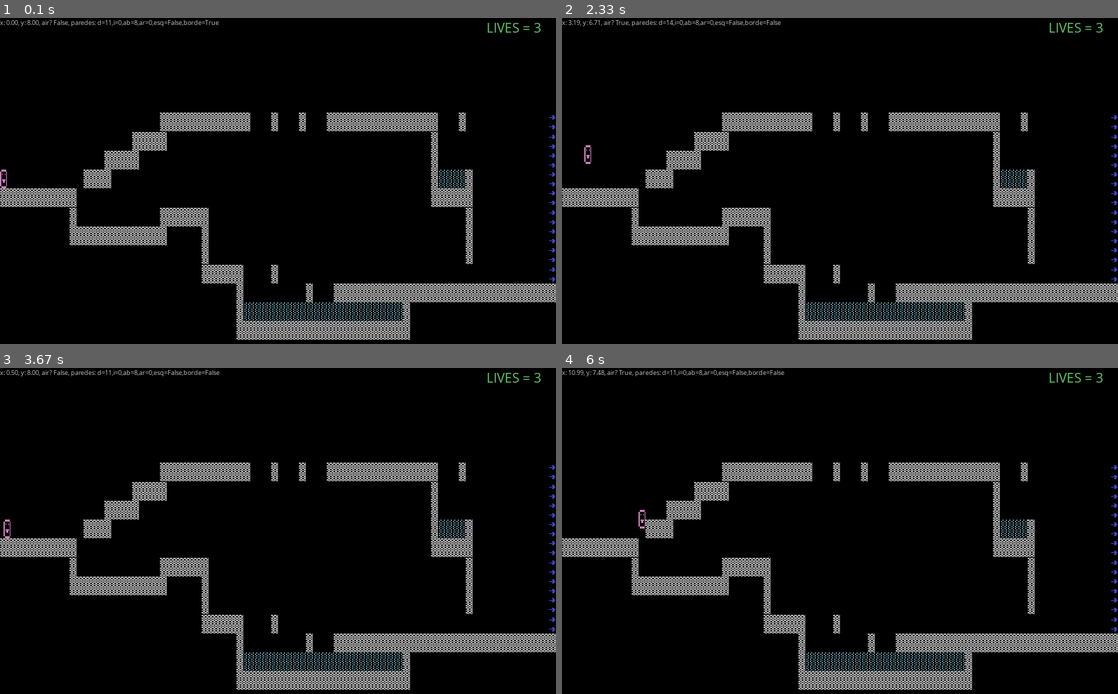
Above: before the commit, frames 1-4 (two rows, left to right).
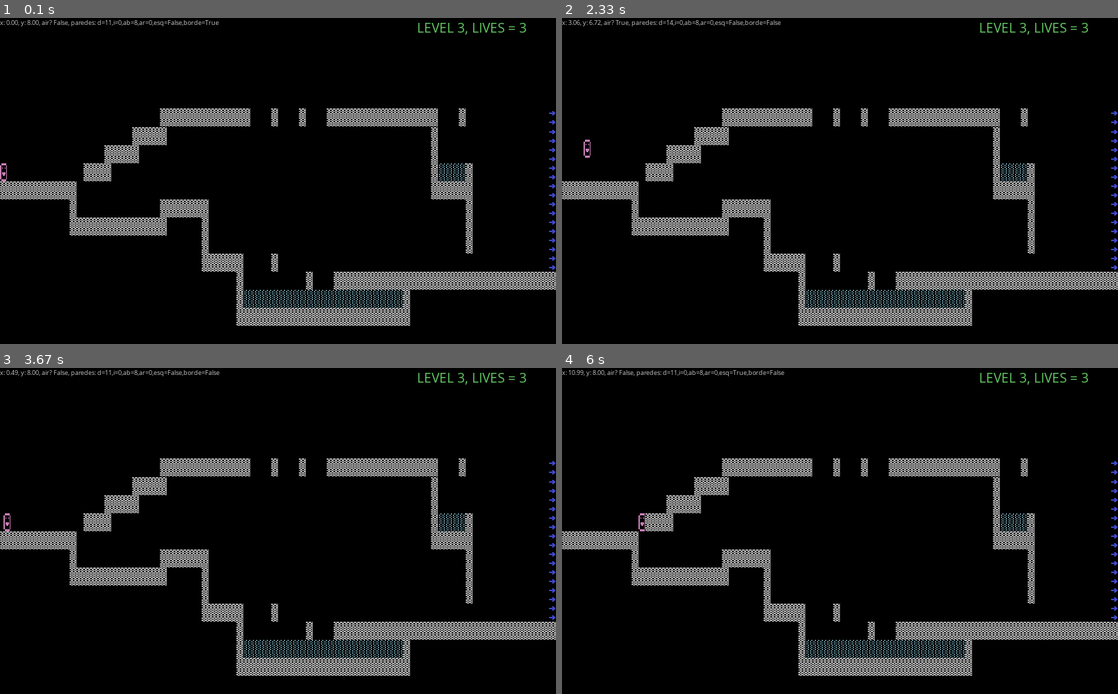
Above: after the commit, the same moments.

Repository: Poncho-dotnet/superfco
Game: pygame game, started from pygames/superfco/superfco.py
The game is run twice, just before and just after one commit, with the same random seed, the same clock (stepped at 60 frames per second) and the same inputs.
Inputs:
- Up to frame 1 (0.1 s): no input
- Up to frame 2 (2.33 s): tap 8 at 0.33 s; hold 6 0.67-1.13 s; hold 4 1.17-1.63 s; tap 6 at 1.67 s; tap 9 at 2 s
- Up to frame 3 (3.67 s): tap 7 at 2.83 s
- Up to frame 4 (6 s): tap 4 at 4.17 s; tap 9 at 4.5, 4.9, 5.2, 5.73 s; hold 8 from 5.67 s (still down)

The runs differ from the first frame. In frame 1, 9.0% of the frame differs, in the area x 0-100%, y 1-99%; in frame 2, 9.1%; in frame 3, 9.0%; in frame 4, 9.2%, in the area x 0-100%, y 0-99%.

Commit message:
new folder for images drowning mechanics

Diff:
--- a/pygames/superfco/entities.py
+++ b/pygames/superfco/entities.py
@@ -27,12 +27,15 @@
     vmaxspeed = 2
     v_acceleration = 0.02
     v_jump = -7
+    water_drag = 0.2
+    air_drag = 0.05
 
     def __init__(self, posx, posy, screen, cols, rows):
         BaseEntity.__init__(self, posx, posy, screen, cols, rows)
         self.vspeed = 0.0
         self.hspeed = 0
         self.is_dead = False
+        self.has_oxygen = False
 
     def move_lat(self, direction, ticks):
         self.posx += direction * self.hmaxspeed * ticks / 1000
@@ -54,32 +57,42 @@
         self.posy += self.vspeed * ticks / 1000
         self.posx += self.hspeed * ticks / 1000
 
-    def updatepos(self, borde):
-        if self.posx < borde.izquierda:
-            self.posx = borde.izquierda
+    def dive(self, ticks):
+        self.vspeed = self.vspeed * (1-self.water_drag) * (1-ticks / 1000)
+        self.hspeed = self.hspeed * (1-self.water_drag) * (1-ticks / 1000)
+
+        # death by drowning
+        if not self.has_oxygen:
+            self.is_dead = True
+            self.image = self.images[1]
+
+    def updatepos(self, collision):
+        if self.posx < collision.izquierda:
+            self.posx = collision.izquierda
             self.hspeed = 0
 
             # if hitting wall downwards, just fall
-            if self.vspeed > 0.1:
-                self.posx -= 0.01
+            if self.vspeed > -self.v_jump / 2:
+                self.posx += 0.01
 
-        if self.posx > borde.derecha:
-            self.posx = borde.derecha
+        if self.posx > collision.derecha:
+            self.posx = collision.derecha
             self.hspeed = 0
 
             # if hitting wall downwards, just fall
-            if self.vspeed > 0.1:
+            if self.vspeed > -self.v_jump / 2:
                 self.posx -= 0.01
 
-        if self.posy < borde.arriba:
-            self.posy = borde.arriba
+        if self.posy < collision.arriba:
+            self.posy = collision.arriba
             self.vspeed = 0
-        if self.posy > borde.abajo:
+        if self.posy > collision.abajo:
+            # death by falling too fast
             if self.vspeed > -self.v_jump * 2:
                 self.is_dead = True
                 self.image = self.images[1]
 
-            self.posy = borde.abajo
+            self.posy = collision.abajo
             self.vspeed = 0
 
         self.rect.x = self.posx * self.screenrect.width / self.cols
@@ -90,6 +103,10 @@
         BaseEntity.__init__(self, posx, posy, screen, cols, rows)
 
 class Water(pygame.sprite.Sprite):
+    def __init__(self, posx, posy, screen, cols, rows):
+        BaseEntity.__init__(self, posx, posy, screen, cols, rows)
+
+class OxygenTank(pygame.sprite.Sprite):
     def __init__(self, posx, posy, screen, cols, rows):
         BaseEntity.__init__(self, posx, posy, screen, cols, rows)
 
--- a/pygames/superfco/superfco.py
+++ b/pygames/superfco/superfco.py
@@ -20,14 +20,17 @@
 import pygame
 import os
 import terrainutils
-import entities
+from terrainutils import EnumEntities
+from entities import Player, Wall, Water, Goal, OxygenTank, Text
 
 # game constants
 PLAYER_IMG = 'player.png'
 WALL_IMG = 'wall.png'
 WATER_IMG = 'water.png'
 GOAL_IMG = 'goal.png'
+OXYGENTANK_IMG = 'oxygentank.png'
 CANNONBALL_IMG = 'cannonball.png'
+IMAGES_FOLDER = 'images'
 CURRENT_PATH = os.getcwd()
 LEVEL_FOLDER = 'levels'
 LEVEL_FILENAME = 'level{:02d}.dat'
@@ -35,11 +38,11 @@
 FRAMERATE = 60
 
 COLUMNS = 80
-ROWS = 22
+ROWS = 23
 
 # loads an image, prepares it for play
 def load_image(file):
-    file = os.path.join(CURRENT_PATH, file)
+    file = os.path.join(CURRENT_PATH, IMAGES_FOLDER, file)
 
     try:
         surface = pygame.image.load(file)
@@ -55,14 +58,16 @@
 def draw_level(structure):
     for idxrow, row in enumerate(structure):
         for idxcol, col in enumerate(row):
-            if col == 2:
-                entities.Wall(idxcol, idxrow, SCREENRECT, COLUMNS, ROWS)
-            if col == 3:
-                player = entities.Player(idxcol, idxrow, SCREENRECT, COLUMNS, ROWS)
-            if col == 4:
-                entities.Goal(idxcol, idxrow, SCREENRECT, COLUMNS, ROWS)
-            if col == 6:
-                entities.Water(idxcol, idxrow, SCREENRECT, COLUMNS, ROWS)
+            if col == EnumEntities.WALL:
+                Wall(idxcol, idxrow, SCREENRECT, COLUMNS, ROWS)
+            if col == EnumEntities.PLAYER:
+                player = Player(idxcol, idxrow, SCREENRECT, COLUMNS, ROWS)
+            if col == EnumEntities.GOAL:
+                Goal(idxcol, idxrow, SCREENRECT, COLUMNS, ROWS)
+            if col == EnumEntities.WATER:
+                Water(idxcol, idxrow, SCREENRECT, COLUMNS, ROWS)
+            if col == EnumEntities.OXYGEN:
+                OxygenTank(idxcol, idxrow, SCREENRECT, COLUMNS, ROWS)
 
     return player
 
@@ -76,25 +81,26 @@
     # Initialize Game Groups
     walls = pygame.sprite.Group()
     water = pygame.sprite.Group()
-    cannons = pygame.sprite.Group()
+    oxygen = pygame.sprite.Group()
     goals = pygame.sprite.Group()
     messages = pygame.sprite.Group()
     todos = pygame.sprite.RenderUpdates()
 
     # assign default groups to each sprite class
-    entities.Player.containers = todos
-    entities.Wall.containers = walls, todos
-    entities.Water.containers = water, todos
-    entities.Text.containers = messages, todos
-    entities.Goal.containers = goals, todos
+    Player.containers = todos
+    Wall.containers = walls, todos
+    Water.containers = water, todos
+    OxygenTank.containers = oxygen, todos
+    Goal.containers = goals, todos
+    Text.containers = messages, todos
 
     # initialize our starting sprites
     structure = terrainutils.get_level_structure(CURRENT_PATH, LEVEL_FOLDER, LEVEL_FILENAME.format(currentlvl))
     player = draw_level(structure)
 
     # debug text
-    debugtext = entities.Text("Starting...", 10, (200,200,200), 500, 50, [0,0])
-    livestext = entities.Text(f"LIVES = {lives}", 20, (100,200,100), 100, 50, (SCREENRECT.width - 100,0))
+    debugtext = Text("Starting...", 10, (200,200,200), 500, 20, [0,0])
+    livestext = Text(f"LEVEL {currentlvl}, LIVES = {lives}", 20, (100,200,100), 200, 25, (SCREENRECT.width - 200,0))
 
     # setup clock
     clock = pygame.time.Clock()
@@ -119,21 +125,29 @@
         paredescercanas = terrainutils.get_paredes_cercanas(structure, player)
         tienesustento = terrainutils.tiene_sustento(paredescercanas, player)
         tienepiso = terrainutils.tiene_piso(paredescercanas, player) or tienesustento
+        isfloating = terrainutils.is_floating(paredescercanas, player)
+        isdiving = paredescercanas.iswater
 
         if tienesustento:
             player.hspeed=0
             player.vspeed=0
 
-        if keys[pygame.K_KP6] and tienepiso:
-            player.move_lat(1, ticks)
-        if keys[pygame.K_KP4] and tienepiso:
-            player.move_lat(-1, ticks)
+        if keys[pygame.K_KP6]:
+            if isdiving:
+                player.move_lat(0.5, ticks)
+            elif tienepiso:
+                player.move_lat(1, ticks)
+        if keys[pygame.K_KP4]:
+            if isdiving:
+                player.move_lat(-0.5, ticks)
+            elif tienepiso:
+                player.move_lat(-1, ticks)
 
         if keys[pygame.K_KP8]:
             if paredescercanas.abajo == player.posy:
                 player.jump(ticks)
                 player.hspeed = 0
-            elif tienesustento:
+            elif tienesustento or isdiving:
                 player.move_vert(-1, ticks)
         if keys[pygame.K_KP2] and tienesustento:
             player.move_vert(1, ticks)
@@ -143,10 +157,17 @@
         if keys[pygame.K_KP7] and tienepiso and player.posx > paredescercanas.izquierda:
             player.jump_lat(-1, ticks)
 
-        # si está en el aire....
-        isfloating = terrainutils.is_floating(paredescercanas, player)
-        if isfloating == True:
+        # grabbing oxygen tank
+        if pygame.sprite.spritecollide(player, oxygen, 1):
+            player.has_oxygen = True
+
+        # if the player is in the air
+        if isfloating:
             player.fall(ticks)
+
+        # if player is diving in the water
+        if isdiving:
+            player.dive(ticks)
 
         # update
         player.updatepos(paredescercanas)
@@ -160,7 +181,7 @@
         pygame.event.pump()
 
         # detect end of level
-        for goal in pygame.sprite.spritecollide(player, goals, 0):
+        if pygame.sprite.spritecollide(player, goals, 0):
             return "goal"
 
         # detect dead
@@ -189,22 +210,27 @@
     wall_img = load_image(WALL_IMG)
     wall_img = pygame.transform.scale(wall_img, (SCREENRECT.width / COLUMNS, SCREENRECT.height / ROWS))
     wall_img.set_colorkey((0,0,0))
-    entities.Wall.images = [wall_img]
+    Wall.images = [wall_img]
 
     water_img = load_image(WATER_IMG)
     water_img = pygame.transform.scale(water_img, (SCREENRECT.width / COLUMNS, SCREENRECT.height / ROWS))
     water_img.set_colorkey((0,0,0))
-    entities.Water.images = [water_img]
+    Water.images = [water_img]
+
+    oxygen_img = load_image(OXYGENTANK_IMG)
+    oxygen_img = pygame.transform.scale(oxygen_img, (SCREENRECT.width / COLUMNS, SCREENRECT.height / ROWS))
+    oxygen_img.set_colorkey((0,0,0))
+    OxygenTank.images = [oxygen_img]
 
     goal_img = load_image(GOAL_IMG)
     goal_img = pygame.transform.scale(goal_img, (SCREENRECT.width / COLUMNS, SCREENRECT.height / ROWS))
     goal_img.set_colorkey((0,0,0))
-    entities.Goal.images = [goal_img]
+    Goal.images = [goal_img]
 
     player_img = load_image(PLAYER_IMG)
     player_img = pygame.transform.scale(player_img, (SCREENRECT.width / COLUMNS, SCREENRECT.height / ROWS))
     player_img.set_colorkey((0,0,0))
-    entities.Player.images = [player_img, pygame.transform.scale(player_img, (SCREENRECT.width / COLUMNS, SCREENRECT.height / ROWS / 2))]
+    Player.images = [player_img, pygame.transform.scale(player_img, (SCREENRECT.width / COLUMNS, SCREENRECT.height / ROWS / 2))]
 
     # global vars
     currentlvl = 3
--- a/pygames/superfco/terrainutils.py
+++ b/pygames/superfco/terrainutils.py
@@ -1,4 +1,4 @@
-from enum import Enum, IntEnum
+from enum import IntEnum
 import math
 import os
 
@@ -26,17 +26,18 @@
     return [int(char) for char in line]
 
 
-class Coordinates:
+class CollisionModel:
     def __init__(self, abajo, arriba, derecha, izquierda) -> None:
         self.abajo = abajo
         self.arriba = arriba
         self.derecha = derecha
         self.izquierda = izquierda
-        self.esesquina = False
-        self.esbordemapa = False
+        self.isterraincorner = False
+        self.ismapborder = False
+        self.iswater = False
 
     def __str__(self):
-        return f'd={self.derecha},i={self.izquierda},ab={self.abajo},ar={self.arriba},esq={self.esesquina},borde={self.esbordemapa}'
+        return f'd={self.derecha},i={self.izquierda},ab={self.abajo},ar={self.arriba},esq={self.isterraincorner},borde={self.ismapborder}'
 
 class EnumEntities(IntEnum):
     EMPTY = 1,
@@ -44,7 +45,8 @@
     PLAYER = 3,
     GOAL = 4,
     WATER = 6,
-    CANNON = 7
+    CANNON = 7,
+    OXYGEN = 8
 
 # userful vars
 passable_terrain = [EnumEntities.EMPTY, EnumEntities.WATER, EnumEntities.GOAL]
@@ -56,8 +58,8 @@
     playerx, playery = player.posx, player.posy
 
     # border conditions
-    result = Coordinates(abajo=rows-1, arriba=0, derecha=cols-1, izquierda=0)
-    result.esbordemapa = True if playerx == result.izquierda or playerx == result.derecha else False
+    result = CollisionModel(abajo=rows-1, arriba=0, derecha=cols-1, izquierda=0)
+    result.ismapborder = True if playerx == result.izquierda or playerx == result.derecha else False
 
     for wally, row in enumerate(level_structure):
         for wallx, col in enumerate(row):
@@ -75,6 +77,9 @@
                 if wally+1 <= playery and abs(playerx - wallx) < 1:
                     if wally + 1 > result.arriba:
                         result.arriba = wally + 1
+            if col == EnumEntities.WATER:
+                if abs(playerx - wallx) < 1 and abs(playery - wally) < 1:
+                    result.iswater = True
 
     # first we check if player is near border/grid
     intx, inty = round(playerx), round(playery)
@@ -85,18 +90,18 @@
     if abs(inty - playery) < 0.05 and abs(intx - playerx) < 0.05:
         # then we check if down is empty and diagonal is blocked
         if intx < cols and level_structure[inty+1][intx] in passable_terrain and level_structure[inty][intx+1] in passable_terrain and level_structure[inty+1][intx+1] in blocked_terrain:
-            result.esesquina = True
+            result.isterraincorner = True
         if intx > 0 and level_structure[inty+1][intx] in passable_terrain and level_structure[inty][intx-1] in passable_terrain  and level_structure[inty+1][intx-1] in blocked_terrain:
-            result.esesquina = True
+            result.isterraincorner = True
 
     return result
 
-def is_floating(paredes: Coordinates, player):
+def is_floating(paredes: CollisionModel, player):
     playerx, playery = player.posx, player.posy
 
     if tiene_sustento(paredes, player):
         return False
-    if paredes.esesquina:
+    if paredes.isterraincorner:
         return False
 
     if playery < paredes.abajo and playery >= paredes.arriba:
@@ -104,12 +109,12 @@
     else:
         return False
 
-def tiene_sustento(paredes: Coordinates, player):
+def tiene_sustento(paredes: CollisionModel, player):
     playerx, playery = player.posx, player.posy
 
     if playery == paredes.abajo:
         return True
-    elif paredes.esbordemapa:
+    elif paredes.ismapborder:
         return False
 
     if playerx == paredes.derecha:
@@ -119,10 +124,10 @@
 
     return False
 
-def tiene_piso(paredes: Coordinates, player):
+def tiene_piso(paredes: CollisionModel, player):
     playerx, playery = player.posx, player.posy
 
-    if paredes.esesquina:
+    if paredes.isterraincorner:
         return True
     if playery == paredes.abajo:
         return True
Renamed: pygames/superfco/goal.png -> pygames/superfco/images/goal.png
Binary file added: pygames/superfco/images/oxygentank.png
Renamed: pygames/superfco/player.png -> pygames/superfco/images/player.png
Renamed: pygames/superfco/player2.png -> pygames/superfco/images/player2.png
Renamed: pygames/superfco/wall.png -> pygames/superfco/images/wall.png
Renamed: pygames/superfco/water.png -> pygames/superfco/images/water.png
Not shown, changed: pygames/superfco/levels/level01.dat
Not shown, changed: pygames/superfco/levels/level05.dat
Not shown, changed: pygames/superfco/levels/level06.dat
Not shown, changed: pygames/superfco/levels/level07.dat
Not shown, changed: pygames/superfco/levels/level08.dat
Not shown, changed: pygames/superfco/levels/level09.dat
(and 1 more such lines)
